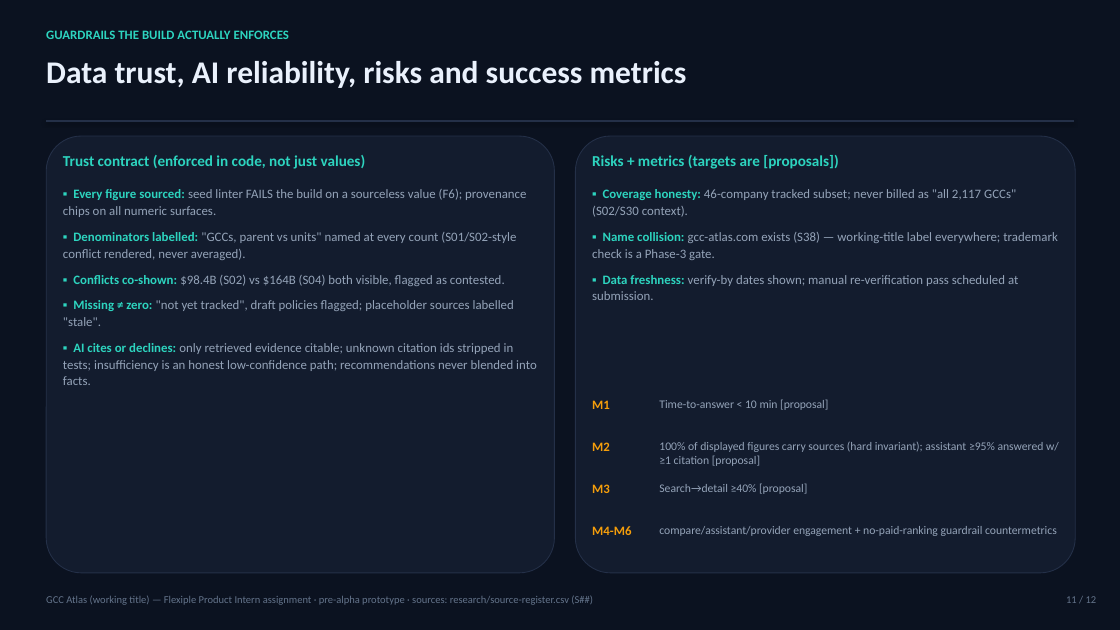
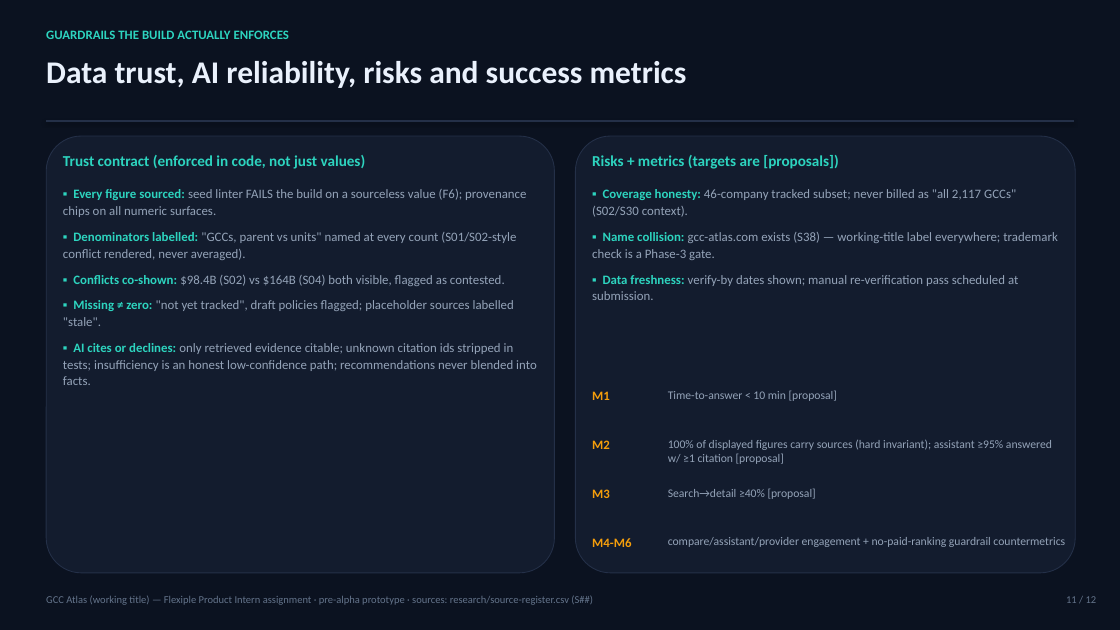
Before and after one commit to Guptsonu22/GCC-ATLAS, a slide deck: slide 11 of product/deck/gcc-atlas-strategy-deck.pptx. Drawn at 1120x630 pixels with LibreOffice and Linux fonts; fonts in the diff are those of the drawing. Boxes give left, top, right and bottom in pixels: in the first picture for what was removed or moved away, otherwise in the second. Text is boxed around its words. In the diff, an @@ line names an element or a change of style, - is before the commit and + after.

```diff
--- a/product/deck/gcc-atlas-strategy-deck.pptx
+++ b/product/deck/gcc-atlas-strategy-deck.pptx
@@ text "M1": place and size @@
-text "M1" at [592,400,610,409]
+text "M1" at [592,391,610,400]
@@ text "Time-to-answer < 10 min [proposal]": place and size @@
-text "Time-to-answer < 10 min [proposal]" at [659,399,828,410]
+text "Time-to-answer < 10 min [proposal]" at [668,390,837,401]
@@ text "100% of displayed figures carry ..." rewrapped from [659,442,1059,466] to [668,440,1052,464] @@
@@ text "M3": place and size @@
-text "M3" at [592,484,610,493]
+text "M3" at [592,489,610,498]
@@ text "Search→detail ≥40% [proposal]": place and size @@
-text "Search→detail ≥40% [proposal]" at [659,483,807,494]
+text "Search→detail ≥40% [proposal]" at [668,488,816,499]
@@ text "M4-M6": place and size @@
-text "M4-M6" at [592,526,631,535]
+text "M4-M6" at [592,538,631,547]
@@ text "compare/assistant/provider engagement + no-paid-ranking guar ...": place and size @@
-text "compare/assistant/provider engagement + no-paid-ranking guar ..." at [659,526,1057,536]
+text "compare/assistant/provider engagement + no-paid-ranking guar ..." at [668,537,1065,547]
```
Also in this commit, not shown: 5 other slides changed, 3 other files.
